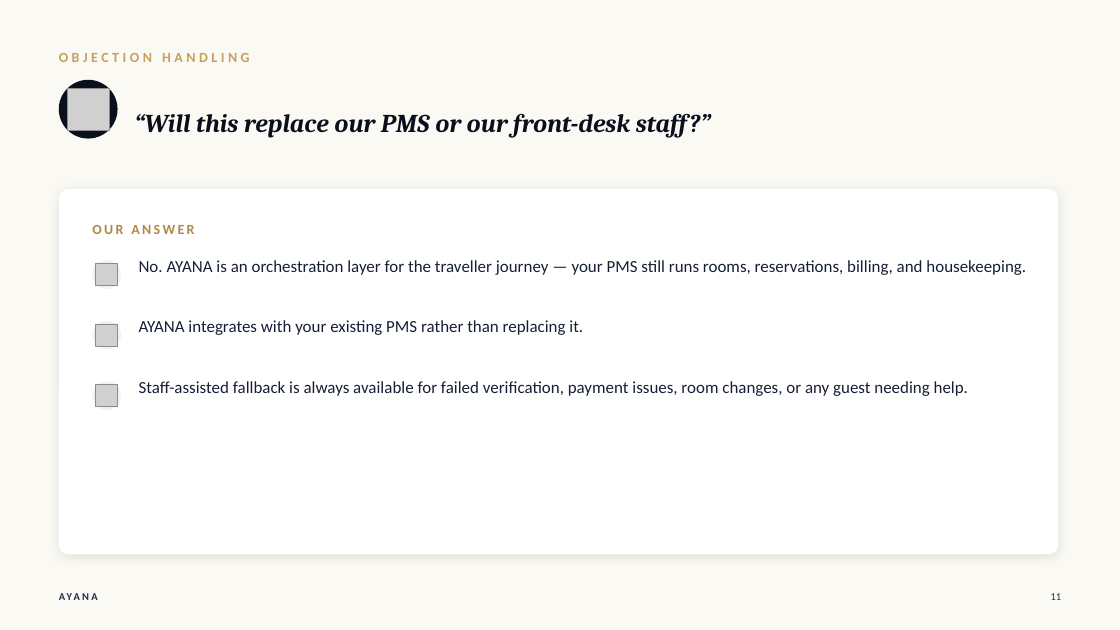
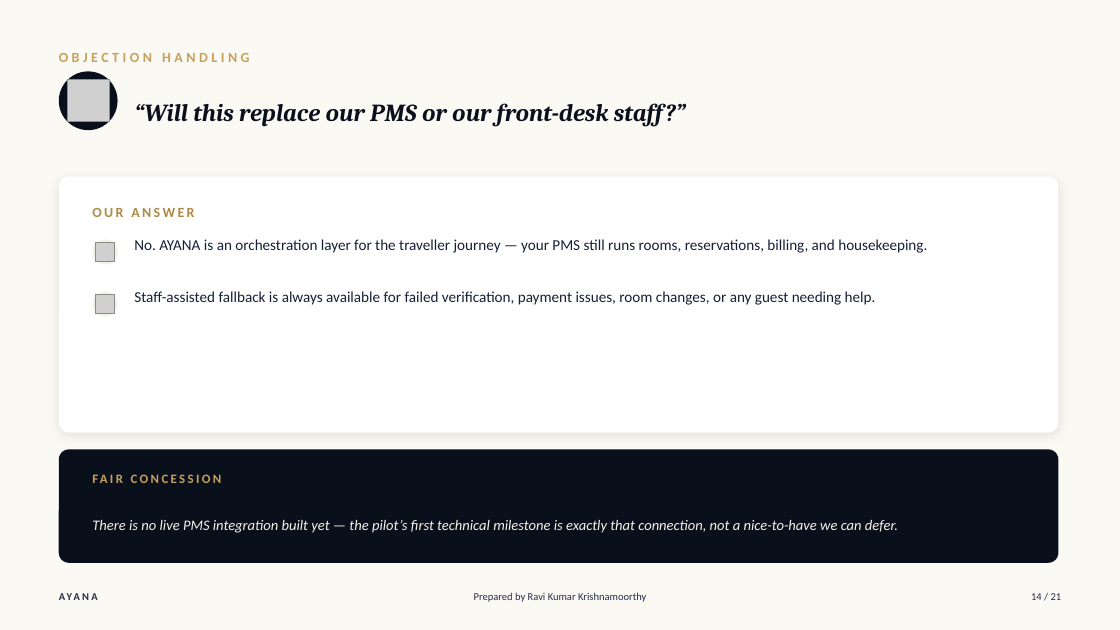
Before and after one commit to joeadithya-web/ayana-hospitality-prototype, a slide deck: slide 14 of collateral/decks/AYANA_Intro_Objection_Handling.pptx (slide 11 before the commit). Drawn at 1120x630 pixels with LibreOffice and Linux fonts; fonts in the diff are those of the drawing; grey boxes stand for pictures. Boxes give left, top, right and bottom in pixels: in the first picture for what was removed or moved away, otherwise in the second. Text is boxed around its words. In the diff, an @@ line names an element or a change of style, - is before the commit and + after.

Commit message:
Refresh both pitch decks to match the JORA COAST/SEP house format
Intro & Objection Handling: adds an agenda slide with time estimates,
new corporate/group booking and guest-managed-stay/concierge slides,
a 7th objection on wire-transfer settlement risk, and candid
fair-concession/honest-caveat callouts on every objection slide.

Commercial Overview: restructured into Current State -> Solution ->
Value Proposition -> commercial terms -> Org & Governance Alignment ->
compressed Objections -> The Ask, covering corporate contracted rates,
wire-transfer settlement, and group booking terms.

Both decks now carry a "Prepared by Ravi Kumar Krishnamoorthy" +
page-of-total footer, matching the reference decks.

```diff
--- a/collateral/decks/AYANA_Intro_Objection_Handling.pptx
+++ b/collateral/decks/AYANA_Intro_Objection_Handling.pptx
@@ ellipse: place and size @@
-ellipse at (59,80,118,139)
+ellipse at (59,71,118,130)
@@ picture: place and size @@
-picture at (67,88,109,130)
+picture at (67,80,109,122)
@@ text "“Will this replace our PMS ...": place and size @@
-text "“Will this replace our PMS ..." at (134,113,711,137)
+text "“Will this replace our PMS ..." at (134,103,686,126)
@@ text "“Will this replace our PMS ..." at (134,103,686,126): size 22 to 21 pt @@
@@ rounded rectangle: place and size @@
-rounded rectangle at (59,189,1059,555)
+rounded rectangle at (59,176,1059,433)
@@ rounded rectangle at (59,176,1059,433): proportions changed @@
@@ text "OUR ANSWER": place and size @@
-text "OUR ANSWER" at (92,225,194,234)
+text "OUR ANSWER" at (92,208,194,217)
@@ ellipse: place and size @@
-ellipse at (92,260,121,289)
+ellipse at (92,239,118,265)
@@ text "No. AYANA is an orchestration ...": place and size @@
-text "No. AYANA is an orchestration ..." at (139,260,1026,275)
+text "No. AYANA is an orchestration ..." at (134,239,927,253)
@@ text "No. AYANA is an orchestration ..." at (134,239,927,253): size 14.5 to 13 pt @@
@@ picture: place and size @@
-picture at (96,264,118,287)
+picture at (95,242,114,261)
@@ ellipse: place and size @@
-ellipse at (92,321,121,350)
+ellipse at (92,292,118,317)
@@ picture: place and size @@
-picture at (96,324,118,347)
+picture at (95,294,114,313)
@@ text "Staff-assisted fallback is always available ..." at (134,291,876,305): size 14.5 to 13 pt @@
@@ text "Staff-assisted fallback is always available ...": place and size @@
-text "Staff-assisted fallback is always available ..." at (139,381,968,396)
+text "Staff-assisted fallback is always available ..." at (134,291,876,305)
@@ text removed at (139,320,583,335) @@
-AYANA integrates with your existing PMS rather than replacing it.
@@ ellipse removed at (92,381,121,410) @@
@@ picture removed at (96,385,118,408) @@
@@ rounded rectangle added at (59,450,1059,563), fill #0A0F1C @@
@@ text added at (92,466,429,492), 11 pt, text #C6A15B, bold @@
+FAIR CONCESSION
@@ text added at (92,520,898,533), 12.5 pt, text #F5F1E7, italic @@
+There is no live PMS integration built yet — the pilot’s first technical milestone is exactly that connection, not a nice-to-have we can defer.
@@ text added at (474,592,646,602), 9 pt, text #212C48 @@
+Prepared by Ravi Kumar Krishnamoorthy
@@ text added at (1031,593,1062,600), 9 pt, text #212C48 @@
+14 / 21
```
Also in this commit, not shown: 15 other slides changed, 4 slides added, 1 other file.
